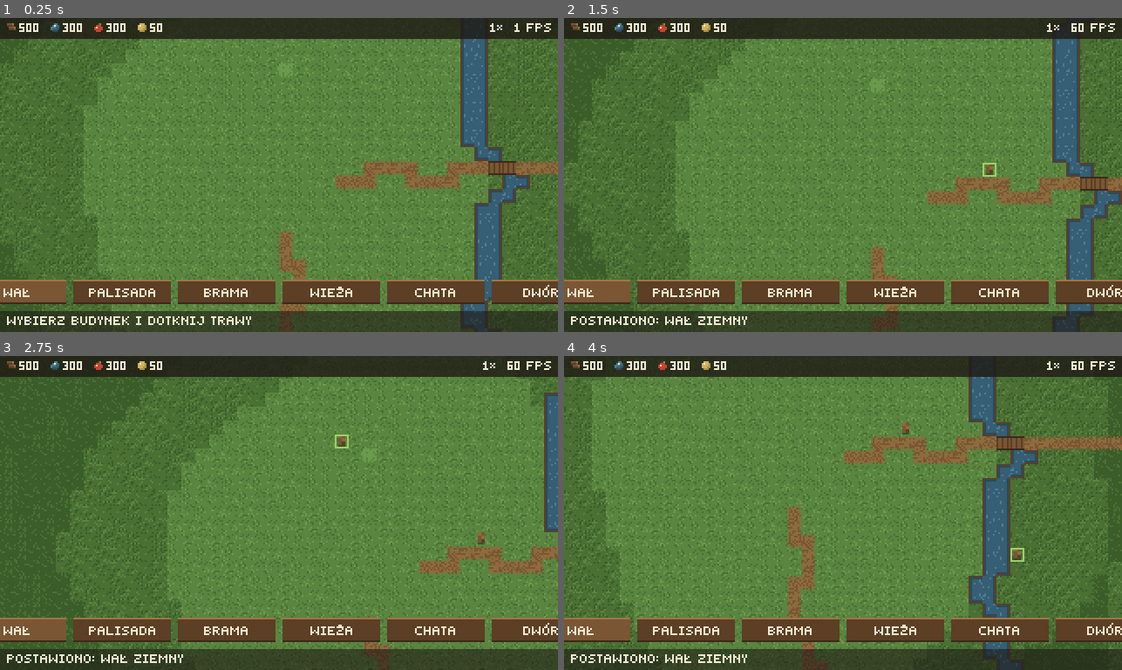
Above: before the commit, frames 1-4 (two rows, left to right).
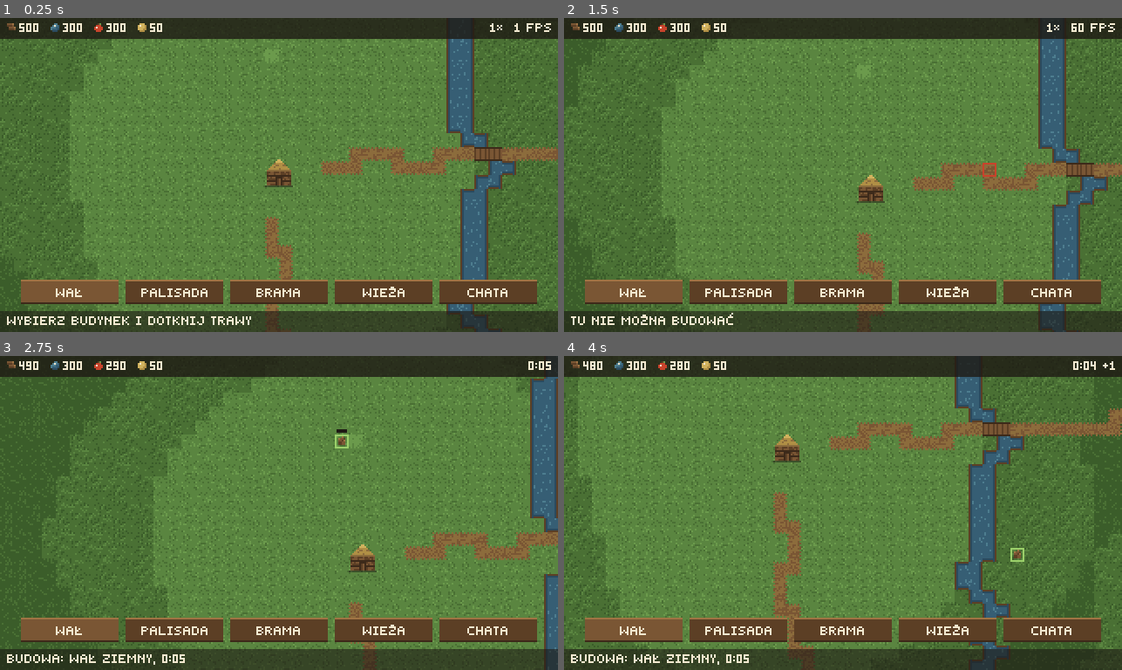
Above: after the commit, the same moments.

Repository: shivetay/castle_defender
Game: Godot game, scene res://scenes/main.tscn
Same seed, same stepped clock (60 frames per second), same inputs: the game is played once before the commit and once after it.
Inputs (mouse positions are in pixels of both pictures, inside the frame that each line leads up to):
- Up to frame 1 (0.25 s): no input
- Up to frame 2 (1.5 s): tap Enter at 0.5 s; move the mouse to (965, 159) at 0.52 s; click (965, 159) at 0.67 s; tap Space at 1.25 s; drag from (731, 190) to (815, 237) at 1.27 s
- Up to frame 3 (2.75 s): tap Enter at 2 s; move the mouse to (334, 443) at 2.02 s; click (334, 443) at 2.17 s
- Up to frame 4 (4 s): tap Space at 2.75 s; drag from (815, 575) to (675, 465) at 2.77 s; tap Enter at 3.5 s; move the mouse to (1010, 560) at 3.52 s; click (1010, 560) at 3.67 s

The runs differ from the first frame. In frame 1, 13% of the frame differs, in the area x 0-100%, y 6-100%; in frame 2, 14%; in frame 3, 9.9%; in frame 4, 16%, in the area x 0-100%, y 1-100%.

Commit message:
Etap 4: budowa przez kolejkę w grze
Zlecenia z paska i karty budynku, przycisk Anuluj, czas budowy na górnym
pasku, pasek postępu nad budową i Dwór na starcie.

Co-Authored-By: Claude Opus 5.5 <noreply@anthropic.com>
Claude-Session: https://claude.ai/code/session_01Lo771isp5ZWuHcfjBdXRLx

Diff:
--- a/scripts/main.gd
+++ b/scripts/main.gd
@@ -1,8 +1,10 @@
 extends Node2D
-## Etap 4: widok zamku z budynkami epoki I i ekonomią. Teren 64×64 kratki z seeda, siatka budowy,
-## kamera z gestami. Pasek u dołu wybiera budynek, dotknięcie wolnej trawy go stawia, a dotknięcie
-## budynku otwiera kartę z poziomem oraz przyciskami Ulepsz i Rozbierz. Surowce rosną w czasie,
-## także gdy gra jest w tle; po powrocie komunikat podaje, ile przybyło.
+## Etap 4: widok zamku z budynkami epoki I, ekonomią i kolejką budowy. Teren 64×64 kratki z seeda,
+## siatka budowy, kamera z gestami. Na środku od startu stoi Dwór (poziom zamku). Pasek u dołu
+## wybiera budynek, a dotknięcie wolnej trawy zleca budowę: koszt schodzi od razu, na kratkach
+## staje plac budowy, a budynek powstaje po czasie z BuildConfig. Dotknięcie budynku otwiera kartę
+## z przyciskami Ulepsz, Rozbierz (albo Anuluj dla zlecenia w kolejce) i Zamknij. Surowce i budowa
+## idą dalej, gdy gra jest w tle; po powrocie komunikat podaje, ile przybyło.
 
 const WORLD_SEED := 1337
 
@@ -12,6 +14,7 @@
 var hud: Hud
 var textures := BuildingTextures.new()
 var economy: Economy
+var queue := BuildQueue.new()
 
 var _terrain_tex: ImageTexture
 var _selected_id := 0
@@ -23,6 +26,7 @@
 	terrain = TerrainMap.generate(WORLD_SEED)
 	grid = BuildGrid.new(terrain)
 	economy = Economy.new(_now_ms())
+	_place_manor()
 	_terrain_tex = ImageTexture.create_from_image(TerrainRenderer.render(terrain))
 	textures.warm_up()
 
@@ -30,7 +34,11 @@
 	camera.world_size = Vector2i(terrain.size, terrain.size) * TerrainMap.CELL
 	add_child(camera)
 	camera.make_current()
-	camera.look_at_world(Vector2(terrain.center() * TerrainMap.CELL))
+	var manor_id := grid.manor_id()
+	var focus := Vector2(terrain.center())
+	if manor_id != 0:
+		focus = grid.buildings[manor_id].get_center()
+	camera.look_at_world(focus * TerrainMap.CELL)
 	camera.tapped.connect(_on_tapped)
 
 	var layer := CanvasLayer.new()
@@ -42,21 +50,39 @@
 	layer.add_child(hud)
 	hud.kind_selected.connect(_on_kind_selected)
 	hud.upgrade_pressed.connect(_on_upgrade)
-	hud.demolish_pressed.connect(_on_demolish)
+	hud.demolish_pressed.connect(_on_middle_button)
 	hud.card_closed.connect(_deselect)
 
 
+## Dwór staje na pierwszym wolnym miejscu najbliżej środka mapy (kolejność stała dla seeda).
+func _place_manor() -> void:
+	var c := terrain.center()
+	for r in terrain.size:
+		for dy in range(-r, r + 1):
+			for dx in range(-r, r + 1):
+				if maxi(absi(dx), absi(dy)) != r:
+					continue
+				if grid.place_kind(c + Vector2i(dx, dy), BuildingTypes.Kind.MANOR) != 0:
+					return
+
+
 func _process(_delta: float) -> void:
-	_sync_economy()
+	_tick()
+	if not queue.orders.is_empty():
+		queue_redraw()
+		if _selected_id != 0:
+			_refresh_card()
 
 
 func _notification(what: int) -> void:
 	if what == NOTIFICATION_APPLICATION_RESUMED and economy != null:
-		var gained := _sync_economy()
+		var before: Array[int] = []
+		before.assign(economy.amounts)
+		_tick()
 		var parts: PackedStringArray = []
-		for res in gained.size():
-			if gained[res] > 0:
-				parts.append("+%d %s" % [gained[res], EconomyConfig.SHORT_NAMES[res]])
+		for res in before.size():
+			if economy.amounts[res] > before[res]:
+				parts.append("+%d %s" % [economy.amounts[res] - before[res], EconomyConfig.SHORT_NAMES[res]])
 		if not parts.is_empty():
 			hud.message = "Podczas nieobecności: " + " ".join(parts)
 
@@ -65,14 +91,26 @@
 	return int(Time.get_unix_time_from_system() * 1000.0)
 
 
-## Nalicza produkcję do teraz przy obecnych budynkach. Wołane przed każdą zmianą budynków,
-## żeby czas sprzed zmiany liczył się po starych stawkach.
-func _sync_economy() -> Array[int]:
-	return economy.update(_now_ms(), Economy.rates(grid))
+## Kończy budowy, których czas minął, i nalicza produkcję do teraz. Wołane co klatkę i przed
+## każdą zmianą budynków, żeby czas sprzed zmiany liczył się po starych stawkach.
+func _tick() -> void:
+	var now := _now_ms()
+	var done := queue.update(now, grid, economy)
+	for o in done:
+		hud.message = "Ukończono: %s, poziom %d" % [BuildingTypes.NAMES[o.kind], o.level]
+	hud.queue_text = ""
+	if not queue.orders.is_empty():
+		hud.queue_text = Hud.format_time(queue.remaining_ms(queue.orders[0].building_id, now))
+		if queue.orders.size() > 1:
+			hud.queue_text += " +%d" % (queue.orders.size() - 1)
+	if not done.is_empty():
+		if _selected_id != 0:
+			_refresh_card()
+		queue_redraw()
 
 
 func _on_tapped(world_pos: Vector2) -> void:
-	_sync_economy()
+	_tick()
 	var cell := Vector2i((world_pos / TerrainMap.CELL).floor())
 	var id := grid.building_at(cell)
 	if id != 0:
@@ -81,24 +119,27 @@
 		_deselect()
 	else:
 		var kind := hud.selected_kind
-		var placed := grid.place_kind(cell, kind)
-		_cursor_ok = placed != 0
+		var result := queue.order_build(grid, economy, cell, kind, _now_ms())
+		_cursor_ok = result == BuildQueue.Result.OK
 		# przy nieudanej próbie ramka ma kształt pierwszego wariantu (np. pionowej bramy)
-		_cursor = grid.buildings[placed] if _cursor_ok else grid.placement_candidates(cell, kind)[0]
-		var title := BuildingTypes.NAMES[kind]
-		hud.message = ("Postawiono: %s" % title) if _cursor_ok else "Tu nie można budować"
+		_cursor = grid.buildings[queue.placed_id] if _cursor_ok else grid.placement_candidates(cell, kind)[0]
+		if _cursor_ok:
+			hud.message = "Budowa: %s, %s" % [BuildingTypes.NAMES[kind], Hud.format_time(BuildConfig.time_ms(kind, 1))]
+		else:
+			hud.message = BuildQueue.MESSAGES[result]
 	queue_redraw()
 
 
 func _on_kind_selected(kind: int) -> void:
-	hud.message = "%s: dotknij trawy, aby postawić" % BuildingTypes.NAMES[kind]
+	hud.message = "%s: %s, %s" % [BuildingTypes.NAMES[kind], Hud.cost_text(BuildConfig.cost(kind, 1)),
+			Hud.format_time(BuildConfig.time_ms(kind, 1))]
 
 
 func _select(id: int) -> void:
 	_selected_id = id
 	_cursor = Rect2i()
 	_refresh_card()
-	hud.message = "Ulepsz albo rozbierz budynek"
+	hud.message = queue.upgrade_hint(grid, id)
 
 
 func _deselect() -> void:
@@ -109,22 +150,46 @@
 
 
 func _refresh_card() -> void:
-	hud.show_card(BuildingTypes.NAMES[grid.kinds[_selected_id]], grid.levels[_selected_id])
+	if not grid.buildings.has(_selected_id):
+		_deselect()
+		return
+	var kind := grid.kinds[_selected_id]
+	var level := grid.levels[_selected_id]
+	var pending := queue.has_order(_selected_id)
+	var status := "poziom %d/%d" % [level, BuildingTypes.MAX_LEVEL]
+	if pending:
+		status = "budowa %s" % Hud.format_time(queue.remaining_ms(_selected_id, _now_ms()))
+	var can_upgrade := not pending and level < BuildConfig.max_level(kind, grid.manor_level())
+	var middle_enabled := pending or kind != BuildingTypes.Kind.MANOR
+	hud.show_card(BuildingTypes.NAMES[kind], status, can_upgrade, pending, middle_enabled)
 	queue_redraw()
 
 
 func _on_upgrade() -> void:
-	_sync_economy()
-	if grid.upgrade(_selected_id):
-		hud.message = "Ulepszono do poziomu %d" % grid.levels[_selected_id]
+	_tick()
+	var result := queue.order_upgrade(grid, economy, _selected_id, _now_ms())
+	if result == BuildQueue.Result.OK:
+		var o := queue.order_for(_selected_id)
+		hud.message = "Ulepszanie do poziomu %d, %s" % [o.level, Hud.format_time(o.duration_ms)]
+	elif result == BuildQueue.Result.NEEDS_MANOR:
+		hud.message = queue.upgrade_hint(grid, _selected_id)
+	else:
+		hud.message = BuildQueue.MESSAGES[result]
+	_refresh_card()
+
+
+## Środkowy przycisk karty: Anuluj dla budynku w kolejce, inaczej Rozbierz (Dworu nie można).
+func _on_middle_button() -> void:
+	_tick()
+	var title := BuildingTypes.NAMES[grid.kinds[_selected_id]]
+	if queue.has_order(_selected_id):
+		queue.cancel(grid, economy, _selected_id, _now_ms())
 		_refresh_card()
-	else:
-		hud.message = "Najwyższy poziom"
-
-
-func _on_demolish() -> void:
-	_sync_economy()
-	var title := BuildingTypes.NAMES[grid.kinds[_selected_id]]
+		hud.message = "Anulowano: %s, surowce wróciły" % title
+		return
+	if grid.kinds[_selected_id] == BuildingTypes.Kind.MANOR:
+		hud.message = "Dworu nie można rozebrać"
+		return
 	_cursor = grid.buildings[_selected_id]
 	_cursor_ok = true
 	grid.remove(_selected_id)
@@ -140,6 +205,8 @@
 		var tex := textures.draw_building(kind, grid.levels[id], BuildingTypes.State.INTACT,
 				grid.wall_mask(id), grid.is_vertical(id))
 		draw_texture(tex, Vector2(_texture_origin(grid.buildings[id].position, kind)))
+	if not queue.orders.is_empty():
+		_draw_progress(queue.orders[0].building_id)
 	var frame := grid.buildings[_selected_id] if _selected_id != 0 else _cursor
 	if frame.has_area():
 		var ok := _selected_id != 0 or _cursor_ok
@@ -173,6 +240,19 @@
 	return Vector2i.LEFT
 
 
+## Pasek postępu 2 px nad kratkami budowanego budynku, w całych pikselach.
+func _draw_progress(id: int) -> void:
+	if not grid.buildings.has(id):
+		return
+	var r := grid.buildings[id]
+	var w := r.size.x * TerrainMap.CELL - 2
+	var at := r.position * TerrainMap.CELL + Vector2i(1, -3)
+	@warning_ignore("integer_division")
+	var fill := w * queue.progress_permille(id, _now_ms()) / 1000
+	draw_rect(Rect2(at.x, at.y, w, 2), Palette.SHADOW)
+	draw_rect(Rect2(at.x, at.y, fill, 2), Palette.VALID)
+
+
 ## Ramka 1 px wewnątrz prostokąta, z czterech pełnych pasków na całych pikselach.
 func _draw_frame(r: Rect2i, col: Color) -> void:
 	draw_rect(Rect2(r.position.x, r.position.y, r.size.x, 1), col)
--- a/scripts/ui/hud.gd
+++ b/scripts/ui/hud.gd
@@ -1,8 +1,9 @@
 class_name Hud
 extends Node2D
-## Interfejs nad mapą (nie przesuwa się z kamerą). U góry: surowce oraz seed, zoom i FPS.
-## Nad dolnym paskiem komunikatu: pasek wyboru budynku albo karta zaznaczonego budynku
-## (poziom, Ulepsz, Rozbierz, Zamknij). Dotknięcia przycisków nie trafiają do kamery.
+## Interfejs nad mapą (nie przesuwa się z kamerą). U góry: surowce, a z prawej czas budowy
+## (gdy kolejka pracuje) albo zoom i FPS. Nad dolnym paskiem komunikatu: pasek wyboru budynku
+## albo karta zaznaczonego budynku (stan, Ulepsz, Rozbierz lub Anuluj, Zamknij).
+## Dotknięcia przycisków nie trafiają do kamery.
 
 signal kind_selected(kind: int)
 signal upgrade_pressed
@@ -15,6 +16,7 @@
 const BUTTON_SIZE := Vector2(56, 14)
 const BUTTON_GAP := 4
 const CARD_LABELS: Array[String] = ["Ulepsz", "Rozbierz", "Zamknij"]
+const CANCEL_LABEL := "Anuluj"
 
 var camera: PanZoomCamera
 var economy: Economy
@@ -23,7 +25,14 @@
 var selected_kind := 0
 ## Karta budynku: widoczna, gdy card_title nie jest pusty.
 var card_title := ""
-var card_level := 0
+## Tekst z prawej strony karty, np. „poziom 2/5” albo „w budowie 0:42”.
+var card_status := ""
+var card_can_upgrade := true
+## Środkowy przycisk: Rozbierz, a dla budynku w kolejce Anuluj.
+var card_cancel := false
+var card_middle_enabled := true
+## Czas budowy w prawym górnym rogu; pusty, gdy kolejka stoi.
+var queue_text := ""
 var _pressed := -1
 
 
@@ -31,9 +40,34 @@
 	queue_redraw()
 
 
-func show_card(title: String, level: int) -> void:
+func show_card(title: String, status: String, can_upgrade: bool, cancel: bool, middle_enabled: bool) -> void:
 	card_title = title
-	card_level = level
+	card_status = status
+	card_can_upgrade = can_upgrade
+	card_cancel = cancel
+	card_middle_enabled = middle_enabled
+
+
+## Czas w formacie m:ss albo h:mm:ss, zaokrąglony w górę do pełnej sekundy.
+static func format_time(ms: int) -> String:
+	@warning_ignore("integer_division")
+	var s := (maxi(0, ms) + 999) / 1000
+	@warning_ignore("integer_division")
+	var h := s / 3600
+	@warning_ignore("integer_division")
+	var m := (s % 3600) / 60
+	if h > 0:
+		return "%d:%02d:%02d" % [h, m, s % 60]
+	return "%d:%02d" % [m, s % 60]
+
+
+## Koszt jako tekst, np. „120 Dr 40 Ka 40 Ży” (pomija zera).
+static func cost_text(cost: Array[int]) -> String:
+	var parts: PackedStringArray = []
+	for res in cost.size():
+		if cost[res] > 0:
+			parts.append("%d %s" % [cost[res], EconomyConfig.SHORT_NAMES[res]])
+	return " ".join(parts)
 
 
 func hide_card() -> void:
@@ -70,7 +104,7 @@
 
 ## Przyciski paska budynków: rząd wyśrodkowany nad paskiem komunikatu, z dala od krawędzi.
 static func toolbar_rects(view: Vector2) -> Array[Rect2]:
-	return _row(view, BuildingTypes.count())
+	return _row(view, BuildingTypes.buildable_count())
 
 
 ## Przyciski karty budynku (Ulepsz, Rozbierz, Zamknij) w tym samym miejscu co pasek.
@@ -138,7 +172,7 @@
 	if economy != null:
 		_draw_resources()
 	var zoom := camera.zoom_level if camera != null else 1
-	var info := "%d×  %d FPS" % [zoom, Engine.get_frames_per_second()]
+	var info := queue_text if not queue_text.is_empty() else "%d×  %d FPS" % [zoom, Engine.get_frames_per_second()]
 	PixelFont.draw_right(self, view.x - 4, 1, info, Palette.INK)
 
 	var rects := _current_rects()
@@ -146,12 +180,13 @@
 		var r0 := rects[0]
 		var panel := Rect2(r0.position - Vector2(4, 16), Vector2(rects[-1].end.x - r0.position.x + 8, r0.size.y + 20))
 		draw_rect(panel, Color(Palette.SHADOW, 0.85))
-		var lv := "poziom %d/%d" % [card_level, BuildingTypes.MAX_LEVEL]
 		PixelFont.draw_text(self, panel.position + Vector2(4, 3), card_title, Palette.INK)
-		PixelFont.draw_right(self, panel.end.x - 4, panel.position.y + 3, lv, Palette.THATCH[2])
+		PixelFont.draw_right(self, panel.end.x - 4, panel.position.y + 3, card_status, Palette.THATCH[2])
 		for i in rects.size():
-			var disabled := i == CardButton.UPGRADE and card_level >= BuildingTypes.MAX_LEVEL
-			_draw_button(rects[i], CARD_LABELS[i], i == _pressed, disabled)
+			var label := CANCEL_LABEL if i == CardButton.DEMOLISH and card_cancel else CARD_LABELS[i]
+			var disabled := (i == CardButton.UPGRADE and not card_can_upgrade) \
+					or (i == CardButton.DEMOLISH and not card_middle_enabled)
+			_draw_button(rects[i], label, i == _pressed, disabled)
 	else:
 		for i in rects.size():
 			_draw_button(rects[i], BuildingTypes.SHORT_NAMES[i], i == selected_kind or i == _pressed, false)
